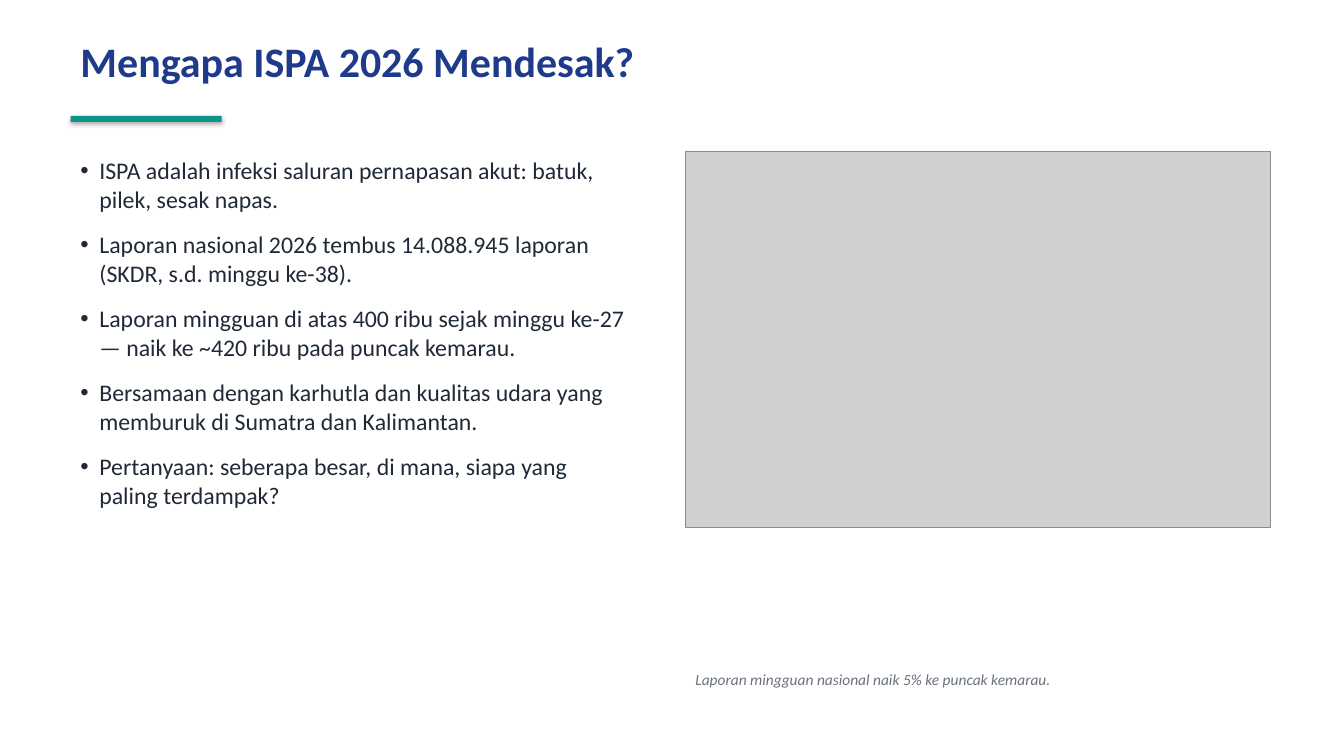
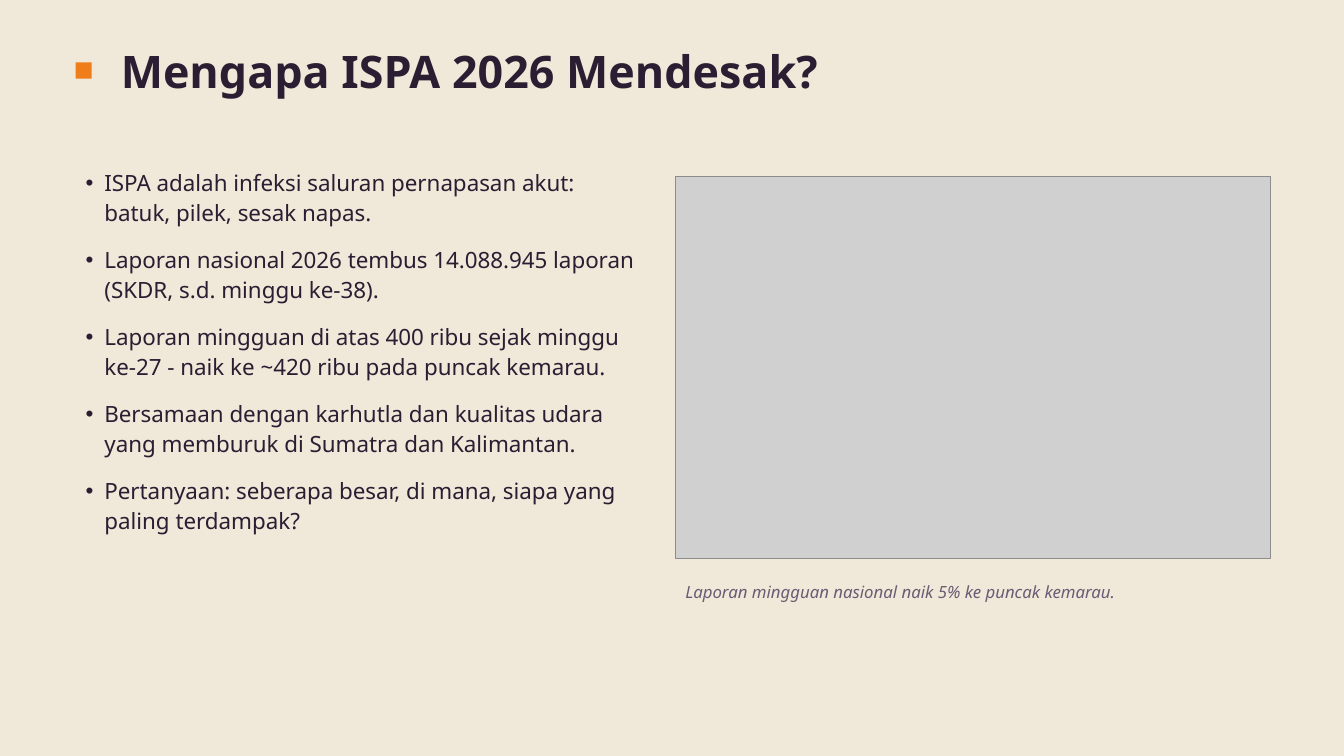
Before and after one commit to baghizash/ispa-indonesia-2026-analysis, a slide deck: slide 2 of Portofolio-Analisis-ISPA-Indonesia.pptx. Drawn at 1344x756 pixels with LibreOffice and Linux fonts; fonts in the diff are those of the drawing; grey boxes stand for pictures. Boxes give left, top, right and bottom in pixels: in the first picture for what was removed or moved away, otherwise in the second. Text is boxed around its words. In the diff, an @@ line names an element or a change of style, - is before the commit and + after.

```diff
--- a/Portofolio-Analisis-ISPA-Indonesia.pptx
+++ b/Portofolio-Analisis-ISPA-Indonesia.pptx
@@ background #FFFFFF to #F0E8D8 @@
@@ text "Mengapa ISPA 2026 Mendesak?": place and size @@
-text "Mengapa ISPA 2026 Mendesak?" at (80, 47, 634, 84)
+text "Mengapa ISPA 2026 Mendesak?" at (121, 54, 817, 99)
@@ text "Mengapa ISPA 2026 Mendesak?" at (121, 54, 817, 99): size 30 to 32 pt, font Calibri to Noto Sans, text colour #1E3A8A to #2A1E33; less space between paragraphs @@
@@ rectangle added at (76, 63, 92, 79), fill #EF7D1A @@
@@ rectangle removed at (71, 116, 222, 122) @@
@@ text "ISPA adalah infeksi saluran pernapasan ...": place and size @@
-text "ISPA adalah infeksi saluran pernapasan ..." at (99, 162, 624, 508)
+text "ISPA adalah infeksi saluran pernapasan ..." at (104, 174, 634, 535)
@@ text at (104, 174, 634, 535): size 17 to 16 pt, font Calibri to Noto Sans, text colour #1F2937 to #2A1E33 in "ISPA adalah infeksi saluran pernapasan akut: batuk, ...", "Laporan nasional 2026 tembus 14.088.945 laporan (SKDR, ...", "Bersamaan dengan karhutla dan kualitas udara yang ...", "Pertanyaan: seberapa besar, di mana, siapa yang ..."; line spacing 1 to 1.12 @@
@@ picture: place and size @@
-picture at (686, 151, 1270, 527)
+picture at (676, 176, 1270, 559)
@@ text at (104, 328, 619, 381): text changed; size 17 to 16 pt; font Calibri to Noto Sans; text colour #1F2937 to #2A1E33 @@
-• Laporan mingguan di atas 400 ribu sejak minggu ke-27 — naik ke ~420 ribu pada puncak kemarau.
+• Laporan mingguan di atas 400 ribu sejak minggu ke-27 - naik ke ~420 ribu pada puncak kemarau.
@@ text "Laporan mingguan nasional naik 5% ...": place and size @@
-text "Laporan mingguan nasional naik 5% ..." at (695, 674, 1050, 688)
+text "Laporan mingguan nasional naik 5% ..." at (685, 585, 1115, 602)
@@ text "Laporan mingguan nasional naik 5% ..." at (685, 585, 1115, 602): size 11 to 12 pt, font Calibri to Noto Sans, text colour #6B7280 to #6B5B74; less space between paragraphs @@
```
Also in this commit, not shown: 9 other slides changed.
